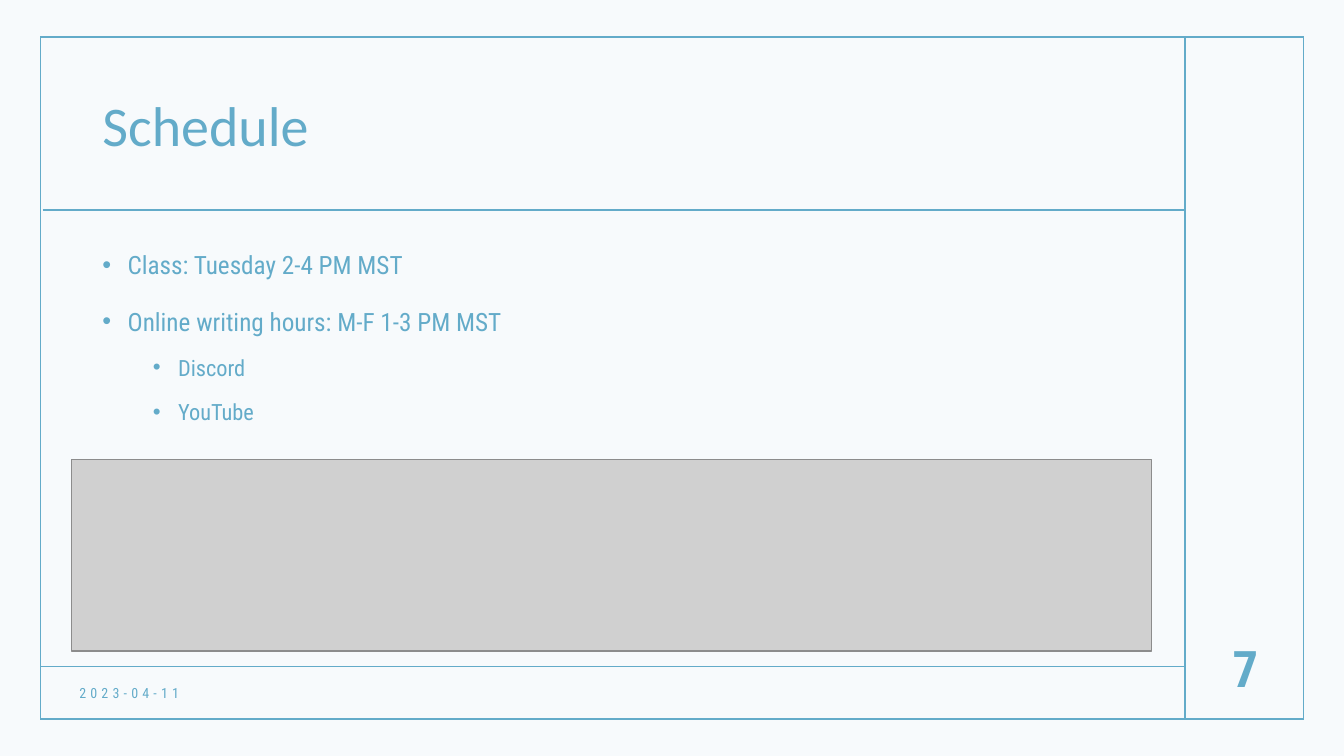
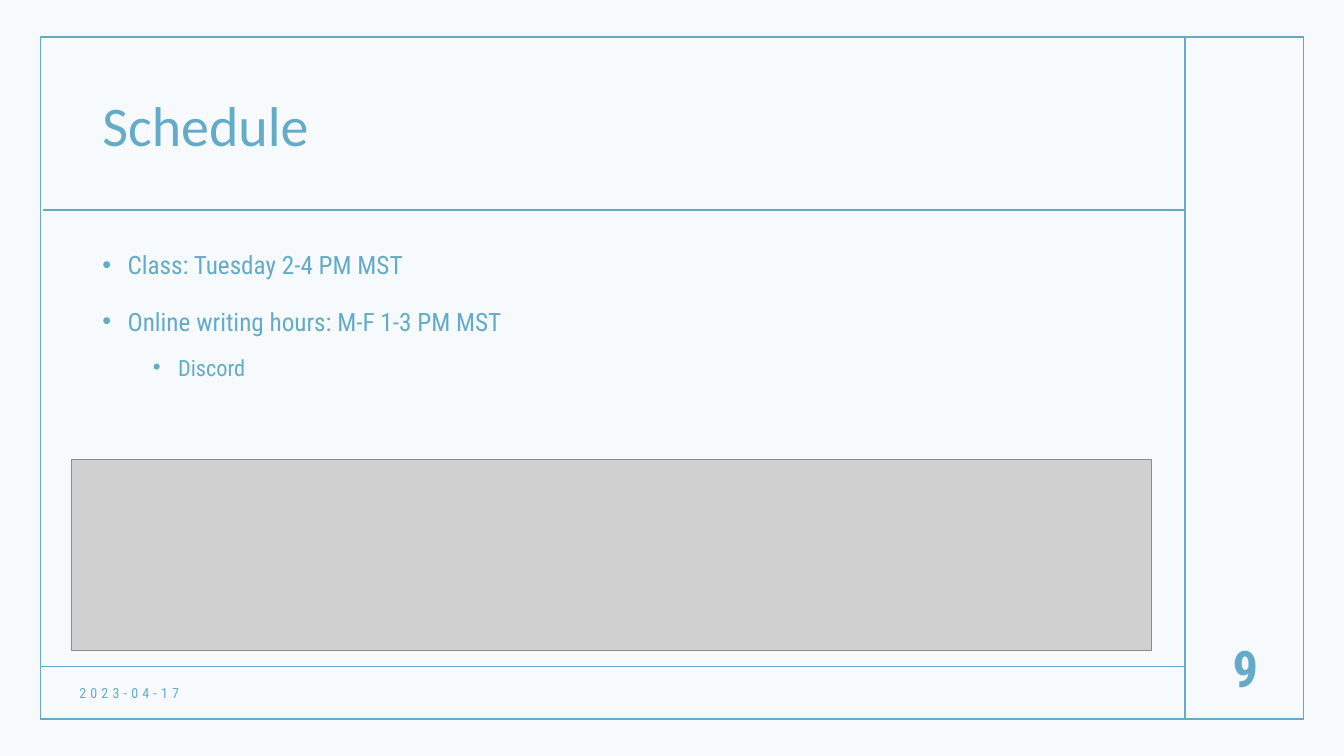
Before and after one commit to hatalbott/mcnair_academic_writing, a slide deck: slide 9 of 00-Intro/L00-Intro.pptx (slide 7 before the commit). Drawn at 1344x756 pixels with LibreOffice and Linux fonts; fonts in the diff are those of the drawing; grey boxes stand for pictures. Boxes give left, top, right and bottom in pixels: in the first picture for what was removed or moved away, otherwise in the second. Text is boxed around its words. In the diff, an @@ line names an element or a change of style, - is before the commit and + after.

```diff
--- a/00-Intro/L00-Intro.pptx
+++ b/00-Intro/L00-Intro.pptx
@@ text at (178,403,254,420): paragraph removed @@
-  • YouTube
@@ page number at (1233,650,1258,688): text changed @@
-7
+9
@@ text at (79,688,179,698): text changed @@
-2023-04-11
+2023-04-17
```
Also in this commit, not shown: 6 other slides changed, 3 slides added, 6 other files.
